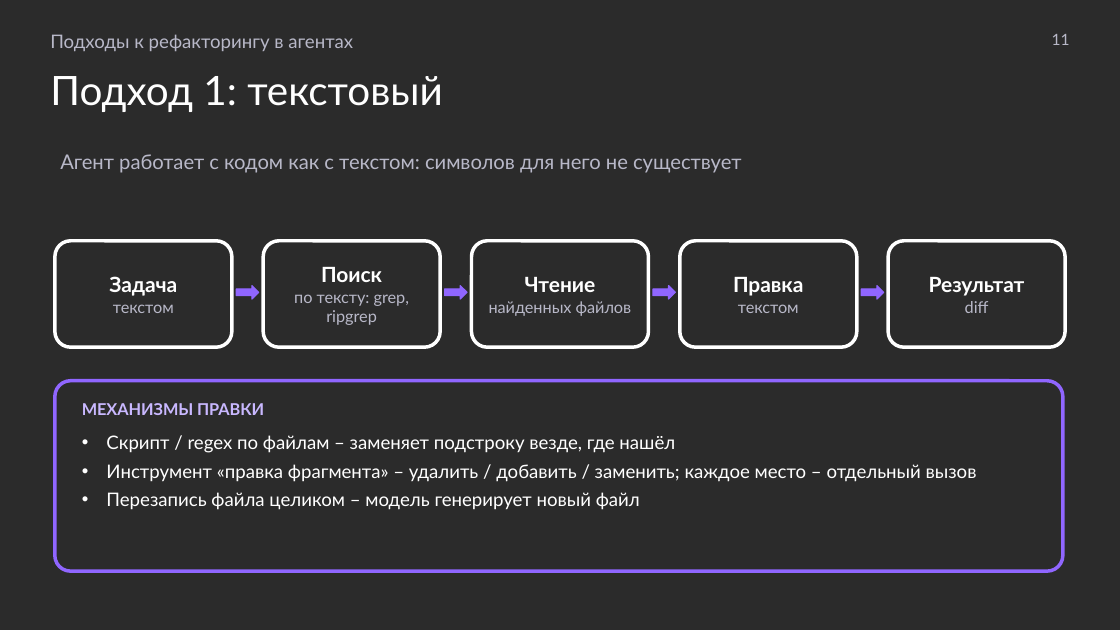
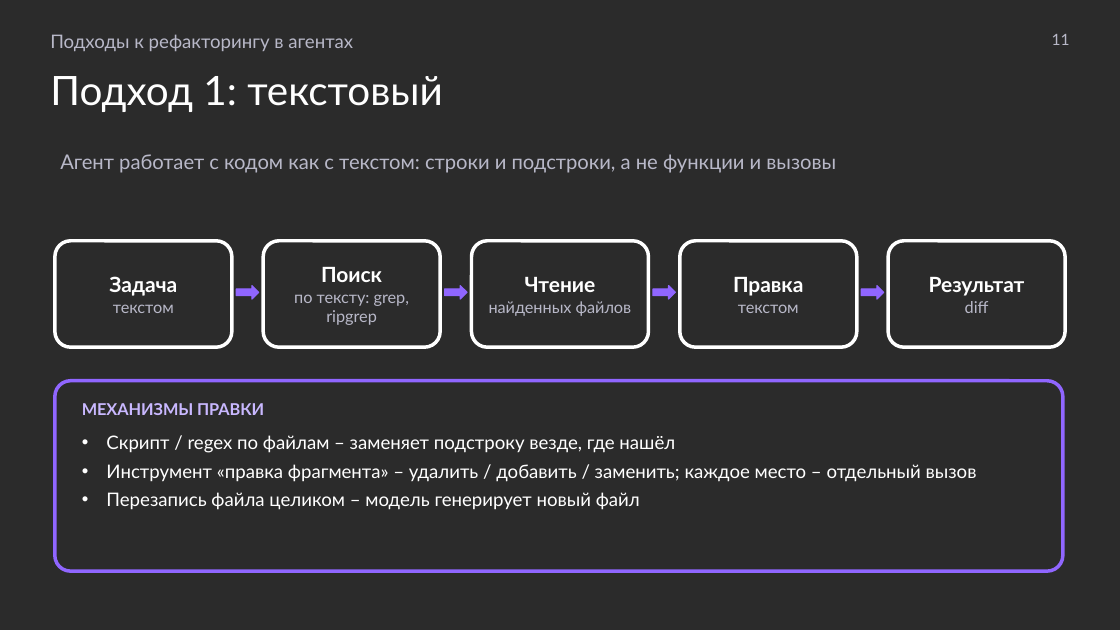
Before and after one commit to MchKosticyn/ide-refactoring-in-ai-agents, a slide deck: slide 11 of Доклад_ Рефакторинг в ИИ-агентах.pptx. Drawn at 1120x630 pixels with LibreOffice and Linux fonts; fonts in the diff are those of the drawing; background and template pictures are left out; a plain dark background stands for a picture behind light text. Boxes give left, top, right and bottom in pixels: in the first picture for what was removed or moved away, otherwise in the second. Text is boxed around its words. In the diff, an @@ line names an element or a change of style, - is before the commit and + after.

```diff
--- a/Доклад_ Рефакторинг в ИИ-агентах.pptx
+++ b/Доклад_ Рефакторинг в ИИ-агентах.pptx
@@ text at (x1=60, y1=154, x2=836, y2=173): text changed @@
-Агент работает с кодом как с текстом: символов для него не существует
+Агент работает с кодом как с текстом: строки и подстроки, а не функции и вызовы
```
Also in this commit, not shown: 26 other slides changed, 1 slide added, 1 other file.
